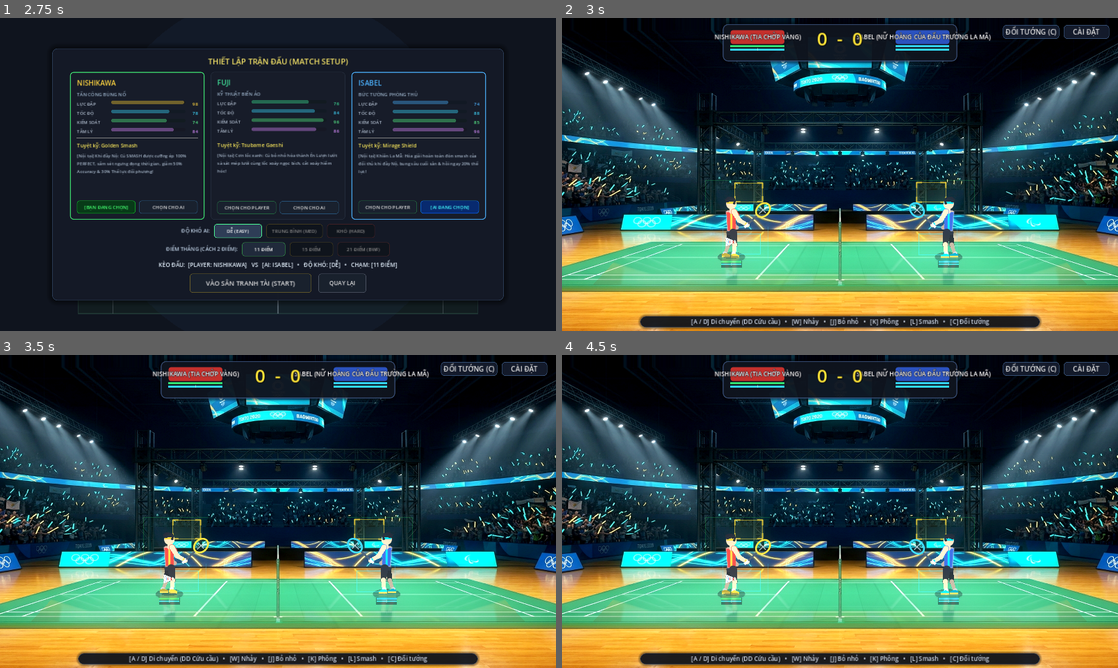
Above: before the commit, frames 1-4 (two rows, left to right).
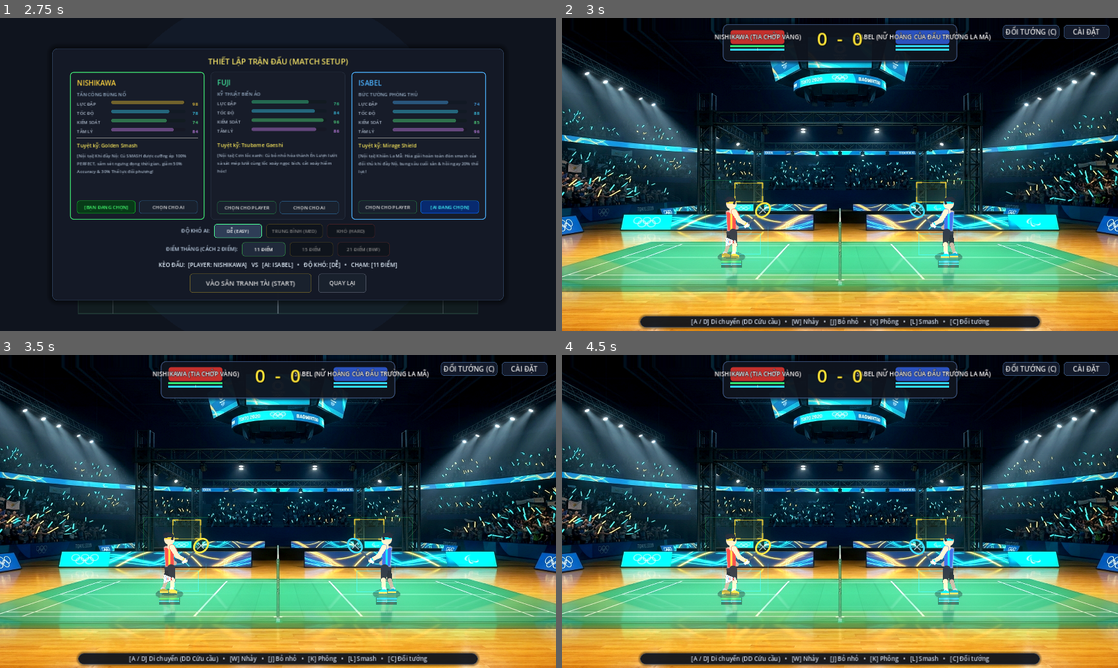
Above: after the commit, the same moments.

Repository: Lurz0205/kaiser-shuttle
Game: Godot game, scene res://scenes/Main.tscn
Two runs of this game, one before a commit and one after it. Both use one fixed random seed, a clock stepped at 60 frames per second and the inputs below.
Inputs:
- Up to frame 1 (2.75 s): click "BẮT ĐẦU TRANH TÀI (PLAY)" at 0.5 s; click "DỄ (EASY)" at 1.25 s; click "DỄ (EASY)" at 2 s
- Up to frame 2 (3 s): click "VÀO SÂN TRANH TÀI (START)" at 2.75 s
- Up to frame 3 (3.5 s): no input
- Up to frame 4 (4.5 s): click "ĐỔI TƯỚNG (C)" at 3.5 s; click "VÀO SÂN TRANH TÀI (START)" at 4.25 s

Frame 1 is identical in both runs. In frame 2, 2.7% of the frame differs, in the area x 0-100%, y 76-91%; in frame 3, 2.7%; in frame 4, 2.7%.

Commit message:
Update scenes/Main.tscn - perfect court alignment, clear IN/OUT and realistic shuttlecock texture

Diff:
--- a/scenes/Main.tscn
+++ b/scenes/Main.tscn
@@ -141,9 +141,8 @@
 
 [sub_resource type="ShaderMaterial" id="ShaderMaterial_refl"]
 shader = ExtResource("8_refl_shader")
-shader_parameter/floor_y = 550.0
-shader_parameter/reflection_strength = 0.35
-shader_parameter/blur_level = 1.2
+shader_parameter/floor_uv_y = 0.76388889
+shader_parameter/reflection_strength = 0.38
 shader_parameter/floor_tint = Color(0.2, 0.58, 0.32, 1)
 
 [sub_resource type="ShaderMaterial" id="ShaderMaterial_gray"]
@@ -234,7 +233,7 @@
 
 [node name="FloorReflection" type="Polygon2D" parent="."]
 material = SubResource("ShaderMaterial_refl")
-polygon = PackedVector2Array(190, 485, 1090, 485, 1210, 615, 70, 615)
+polygon = PackedVector2Array(0, 545, 1280, 545, 1280, 720, 0, 720)
 
 [node name="NishikawaLightning" type="Node2D" parent="."]
 
